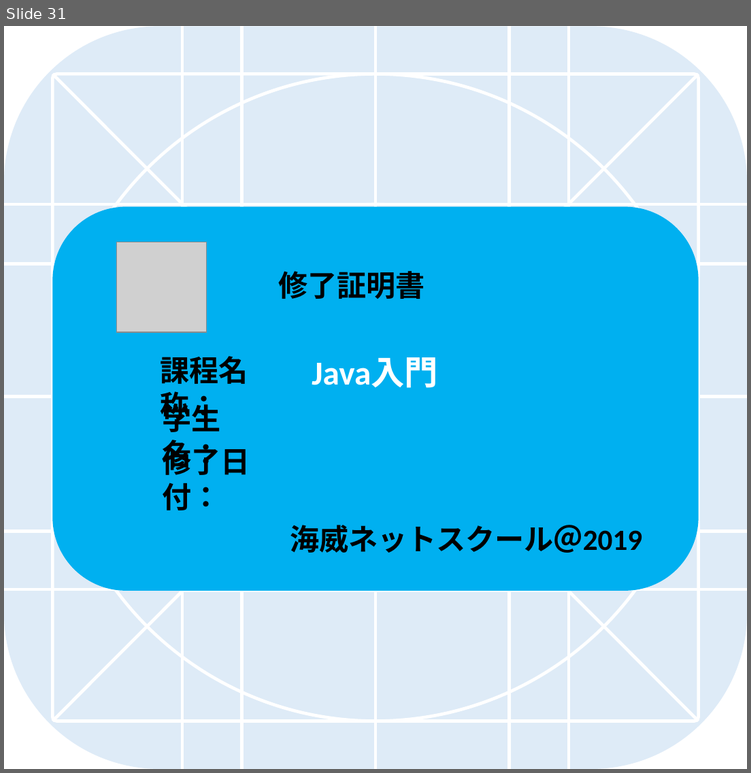
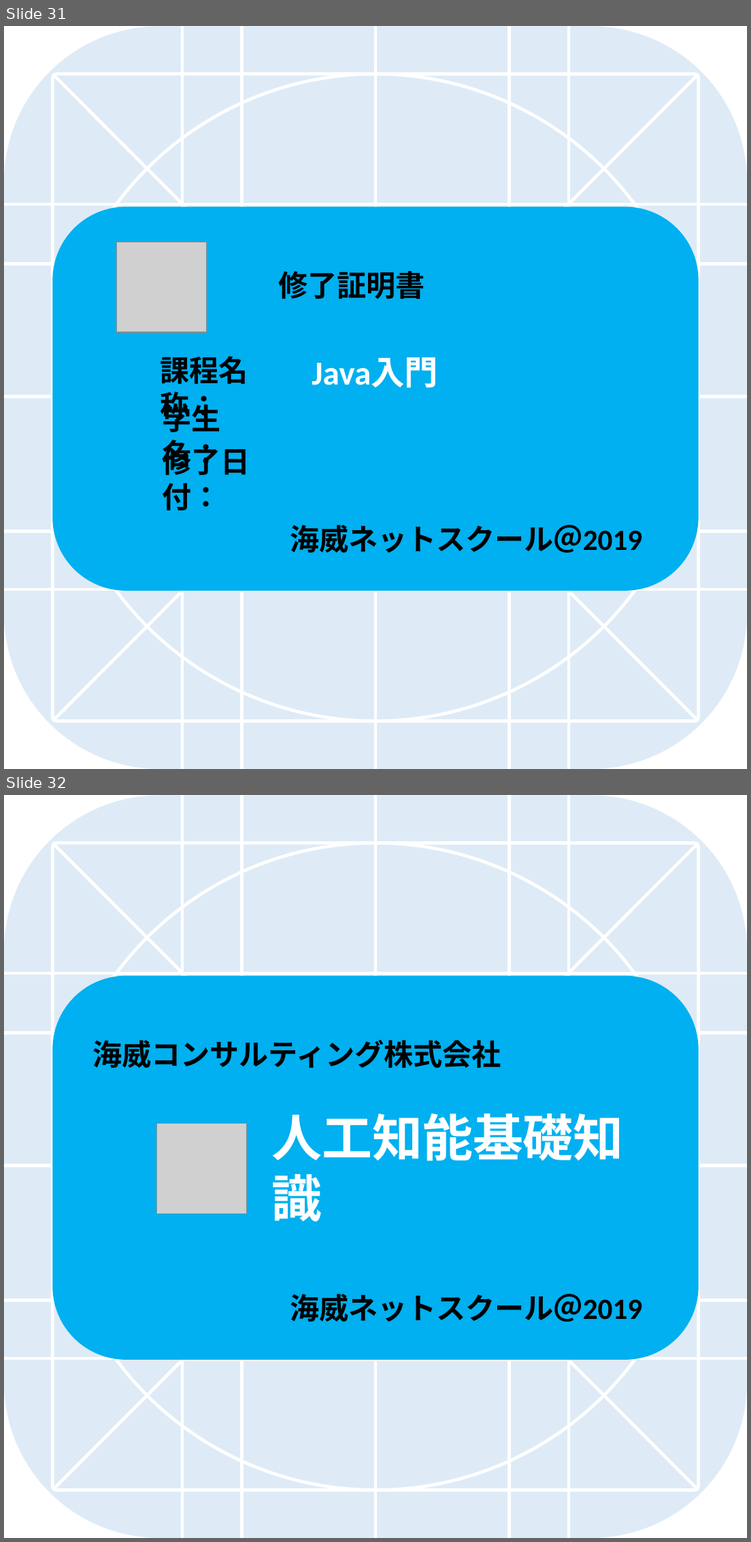
Before and after one commit to tangzitong/wohApp, a slide deck: design/icon-template.pptx. Shown one above the other, each under a label of ours: slide 31 before the commit, slides 31 and 32 after it. The pictures are 751x773 and 751x1542 pixels, drawn with LibreOffice and Linux fonts; fonts in the diff are those of the drawing; grey boxes stand for pictures. Boxes give left, top, right and bottom in pixels: in the first picture for what was removed or moved away, otherwise in the second. Text is boxed around its words. In the diff, an @@ line names an element or a change of style, - is before the commit and + after.

```diff
--- a/design/icon-template.pptx
+++ b/design/icon-template.pptx
@@ slide 32 added at (x1=4, y1=795, x2=747, y2=1538), background #FFFFFF @@
@@ rounded rectangle added at (x1=52, y1=975, x2=698, y2=1359), fill #00B0F0 @@
@@ text added at (x1=92, y1=1040, x2=501, y2=1068), 28 pt, text #000000, bold @@
+海威コンサルティング株式会社
@@ text added at (x1=271, y1=1113, x2=623, y2=1221), 48 pt, text #FFFFFF, bold @@
+人工知能基礎知識
@@ picture added at (x1=156, y1=1123, x2=246, y2=1213) @@
@@ group added at (x1=4, y1=795, x2=747, y2=1538): 12 lines, 5 rounded rectangles @@
@@ text added at (x1=290, y1=1293, x2=642, y2=1321), 28 pt, text #000000, bold @@
+海威ネットスクール＠2019
```
Also in this commit, not shown: 1 other slide added, 17 other files.
